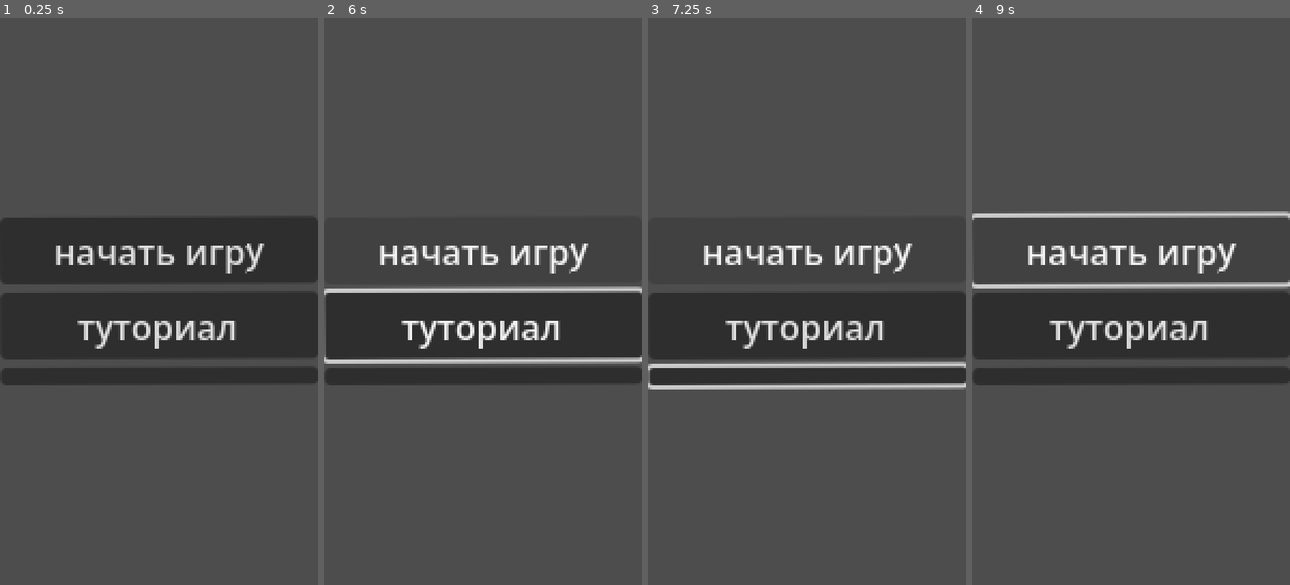
Above: before the commit, frames 1-4 (left to right).
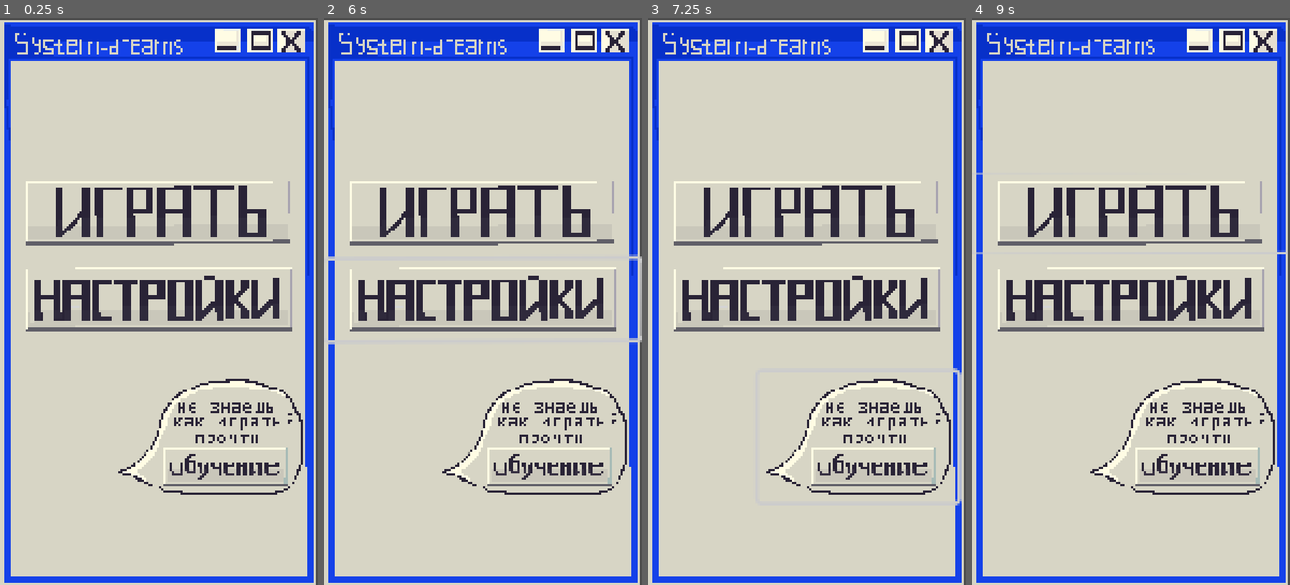
Above: after the commit, the same moments.

Repository: top-it-090304/System-dreams
Game: Godot game, scene res://ui/main_menu/main_menu.tscn
Two runs of this game, one before a commit and one after it. Both use one fixed random seed, a clock stepped at 60 frames per second and the inputs below. This scene is started directly instead of the project's main scene.
Inputs (mouse positions are in pixels of both pictures, inside the frame that each line leads up to):
- Up to frame 1 (0.25 s): no input
- Up to frame 2 (6 s): click (483, 210) at 0.52 s; click (483, 324) at 1.25 s, where only the run before the commit has a clickable "туториал"; click (483, 301) at 2.02 s; click (483, 375) at 2.77 s; click (533, 437) at 3.52 s; click (483, 250) at 4.25 s, where only the run before the commit has a clickable "начать игру"; click (483, 250) at 5 s, where only the run before the commit has a clickable "начать игру"; tap Enter at 5.75 s; hold Right (right) from 5.78 s (still down)
- Up to frame 3 (7.25 s): tap Space at 6.5 s; release Right (right) at 6.53 s; hold Down (down) from 6.53 s (still down)
- Up to frame 4 (9 s): tap Enter at 7.25, 8.75 s; release Down (down) at 7.28 s; hold Right (right) 7.28-8.03 s; tap Space at 8 s; hold Up (up) 8.03-8.78 s; hold Left (left) from 8.78 s (still down)

The runs differ from the first frame. In frame 1, 95% of the frame differs, in the area x 0-100%, y 0-100%; in frame 2, 95%; in frame 3, 95%; in frame 4, 95%.

Commit message:
добавлено отрисованное главное меню

Diff:
--- a/system-dreams/ui/main_menu/main_menu.tscn
+++ b/system-dreams/ui/main_menu/main_menu.tscn
@@ -1,4 +1,9 @@
 [gd_scene format=3 uid="uid://c1amy2ape0ne7"]
+
+[ext_resource type="Texture2D" uid="uid://brprr3vyp70mv" path="res://ui/main_menu/main_menu_back.png" id="1_i5wg5"]
+[ext_resource type="Texture2D" uid="uid://q6vyuss0gohw" path="res://ui/main_menu/button_start.png" id="2_3c04x"]
+[ext_resource type="Texture2D" uid="uid://bquftf3ei1njm" path="res://ui/main_menu/button_settings.png" id="3_joh67"]
+[ext_resource type="Texture2D" uid="uid://by3lqnk6u8qwr" path="res://ui/main_menu/button_tutorial.png" id="4_u184e"]
 
 [node name="Control" type="Control" unique_id=1426797441]
 layout_mode = 3
@@ -12,37 +17,52 @@
 layout_mode = 1
 anchors_preset = -1
 anchor_left = 0.08400001
-anchor_top = 0.24700001
-anchor_right = 0.89900005
+anchor_top = 0.23
+anchor_right = 1.1350001
 anchor_bottom = 0.68100005
-offset_left = -12.432001
-offset_top = -65.208
-offset_right = 14.947998
-offset_bottom = 84.21599
+offset_left = -12.432359
+offset_top = -59.93262
+offset_right = -20.677917
+offset_bottom = 84.50505
 rotation = -0.000517386
-stretch_mode = 6
+texture = ExtResource("1_i5wg5")
+expand_mode = 1
 
 [node name="VBoxContainer" type="VBoxContainer" parent="." unique_id=245725427]
 layout_direction = 2
-layout_mode = 1
-anchors_preset = 14
-anchor_top = 0.5
-anchor_right = 1.0
-anchor_bottom = 0.5
-offset_top = -39.0
-offset_bottom = 39.0
-grow_horizontal = 2
-grow_vertical = 2
+layout_mode = 0
+offset_left = 0.31651005
+offset_top = 72.55251
+offset_right = 163.83725
+offset_bottom = 158.55252
 rotation = -0.004362469
+scale = Vector2(0.9, 0.9)
 alignment = 1
 
-[node name="начать игру" type="Button" parent="VBoxContainer" unique_id=174551196]
+[node name="strart" type="Button" parent="VBoxContainer" unique_id=174551196]
+clip_contents = true
+custom_minimum_size = Vector2(100, 0)
+layout_direction = 2
 layout_mode = 2
-text = "начать игру"
+icon = ExtResource("2_3c04x")
+flat = true
+icon_alignment = 1
 
-[node name="Button2" type="Button" parent="VBoxContainer" unique_id=566822079]
+[node name="settings" type="Button" parent="VBoxContainer" unique_id=566822079]
 layout_mode = 2
-text = "туториал"
+icon = ExtResource("3_joh67")
+flat = true
+icon_alignment = 1
 
-[node name="Button3" type="Button" parent="VBoxContainer" unique_id=1621201355]
+[node name="CenterContainer" type="CenterContainer" parent="." unique_id=2747975]
+layout_mode = 0
+offset_left = 37.000004
+offset_top = 159.0
+offset_right = 181.70589
+offset_bottom = 244.88235
+scale = Vector2(0.85, 0.85)
+
+[node name="Button" type="Button" parent="CenterContainer" unique_id=717707663]
 layout_mode = 2
+icon = ExtResource("4_u184e")
+flat = true
Binary file added: system-dreams/ui/main_menu/button_settings.png
Not shown, added: system-dreams/ui/main_menu/button_settings.png.import
Binary file added: system-dreams/ui/main_menu/button_start.png
Not shown, added: system-dreams/ui/main_menu/button_start.png.import
Binary file added: system-dreams/ui/main_menu/button_tutorial.png
Not shown, added: system-dreams/ui/main_menu/button_tutorial.png.import
Binary file added: system-dreams/ui/main_menu/main_menu_back.png
Not shown, added: system-dreams/ui/main_menu/main_menu_back.png.import
